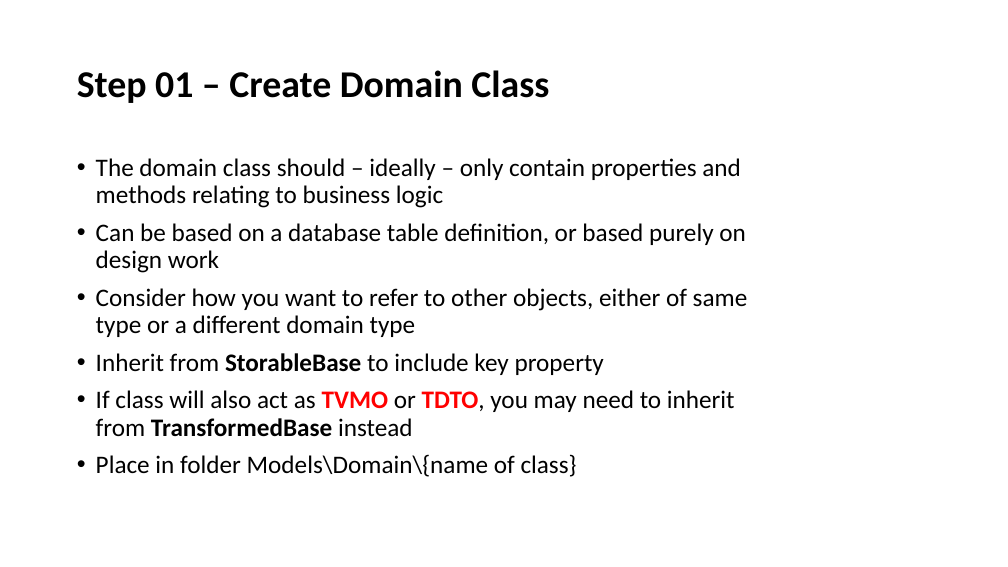
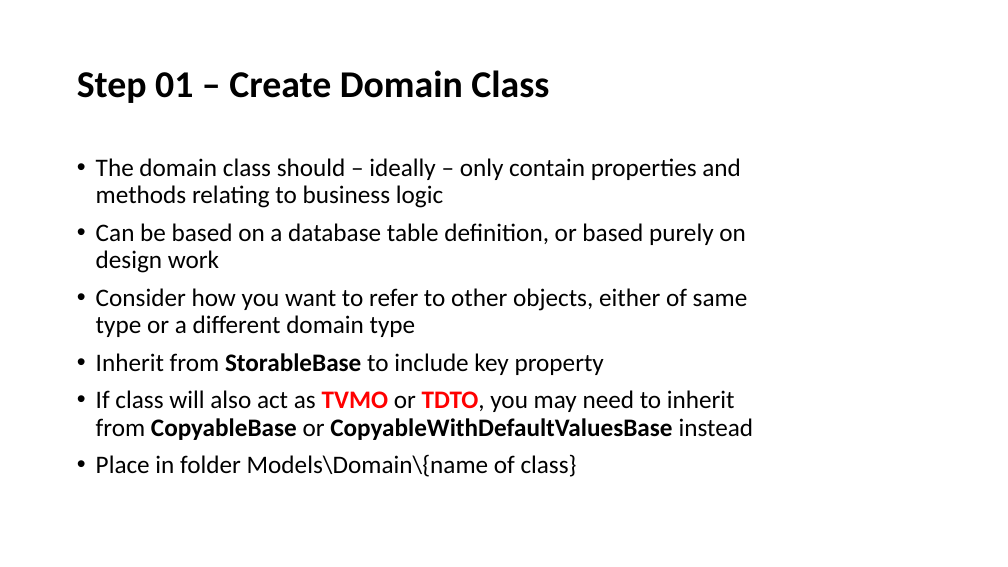
Before and after one commit to perl-easj/Teaching-materials, a slide deck: slide 178 of MVVMStarterDocumentation/MVVMStarter Class Library.pptx. Drawn at 1008x567 pixels with LibreOffice and Linux fonts; fonts in the diff are those of the drawing. Boxes give left, top, right and bottom in pixels: in the first picture for what was removed or moved away, otherwise in the second. Text is boxed around its words. In the diff, an @@ line names an element or a change of style, - is before the commit and + after.

Commit message:
Updated presentation with sections on Domain, Catalog and ViewModel classes
Updated presentation with sections on Domain, Catalog and ViewModel
classes

```diff
--- a/MVVMStarterDocumentation/MVVMStarter Class Library.pptx
+++ b/MVVMStarterDocumentation/MVVMStarter Class Library.pptx
@@ text at box(96, 390, 754, 440): text changed @@
-• If class will also act as TVMO or TDTO, you may need to inherit from TransformedBase instead
+• If class will also act as TVMO or TDTO, you may need to inherit from CopyableBase or CopyableWithDefaultValuesBase instead
```
Also in this commit, not shown: 24 slides added, 1 other file.
